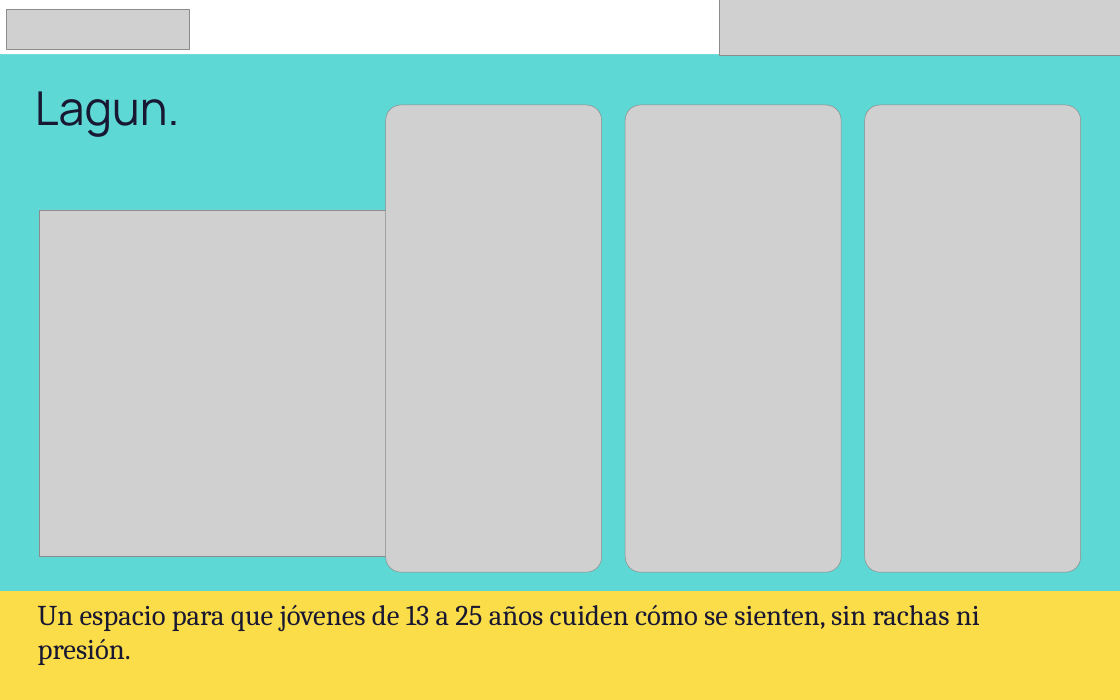
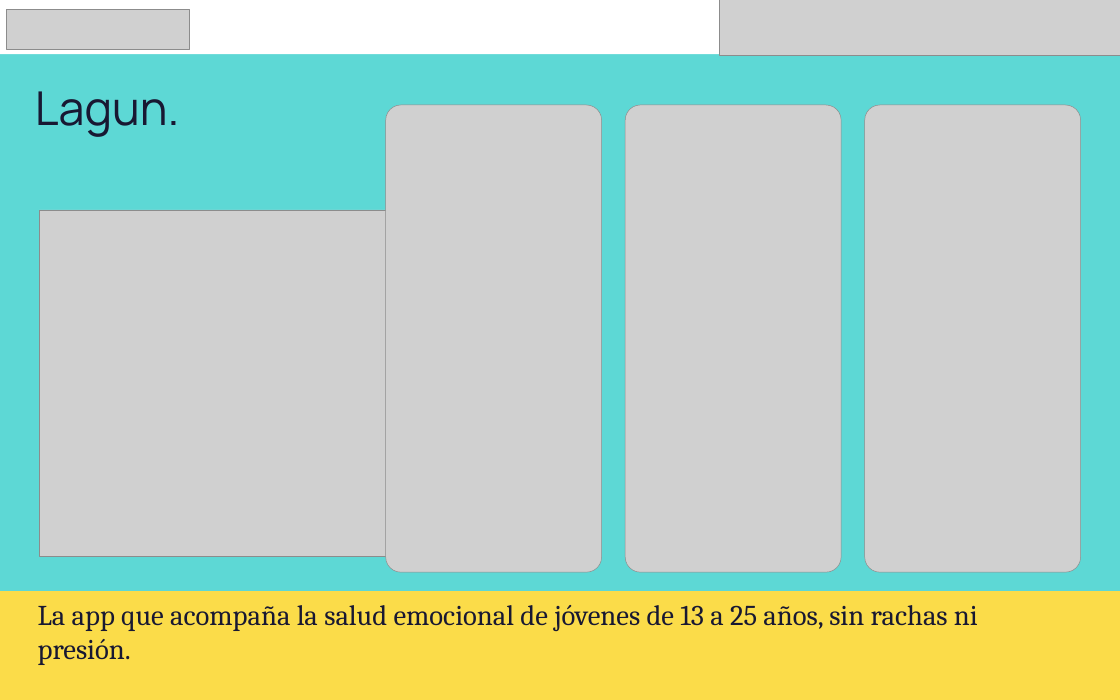
Before and after one commit to pertx1/Lagun, a slide deck: slide 1 of presentacion/Lagun-UNICEF-Lab-Junior.pptx. Drawn at 1120x700 pixels with LibreOffice and Linux fonts; fonts in the diff are those of the drawing; grey boxes stand for pictures. Boxes give left, top, right and bottom in pixels: in the first picture for what was removed or moved away, otherwise in the second. Text is boxed around its words. In the diff, an @@ line names an element or a change of style, - is before the commit and + after.

```diff
--- a/presentacion/Lagun-UNICEF-Lab-Junior.pptx
+++ b/presentacion/Lagun-UNICEF-Lab-Junior.pptx
@@ text at [38,605,978,665]: text changed @@
-Un espacio para que jóvenes de 13 a 25 años cuiden cómo se sienten, sin rachas ni presión.
+La app que acompaña la salud emocional de jóvenes de 13 a 25 años, sin rachas ni presión.
```
Also in this commit, not shown: 7 other slides changed, 2 slides added.
